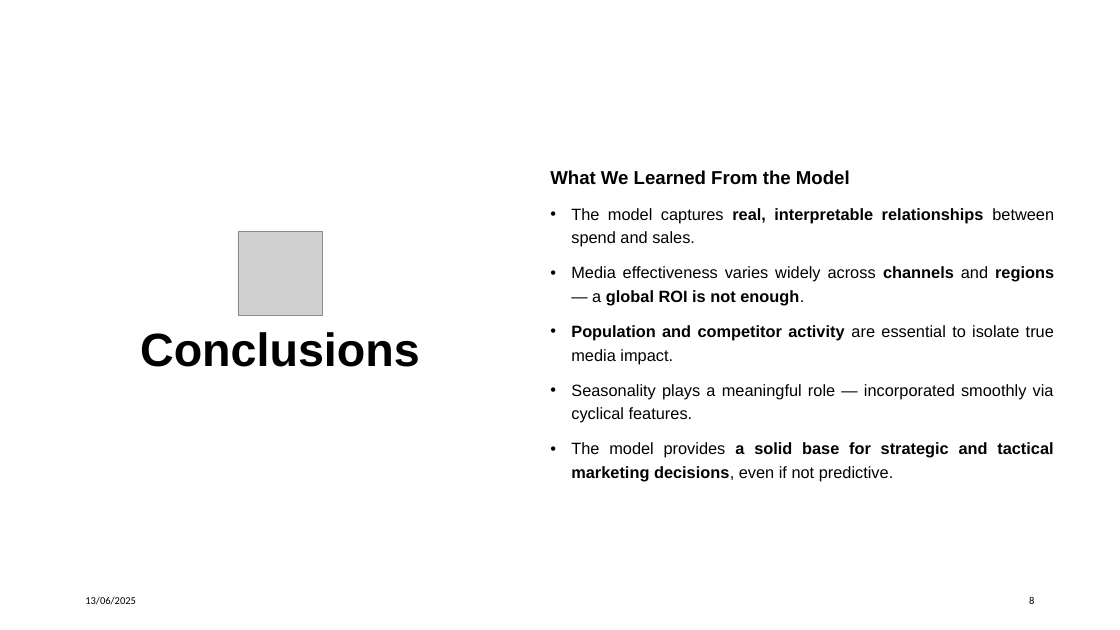
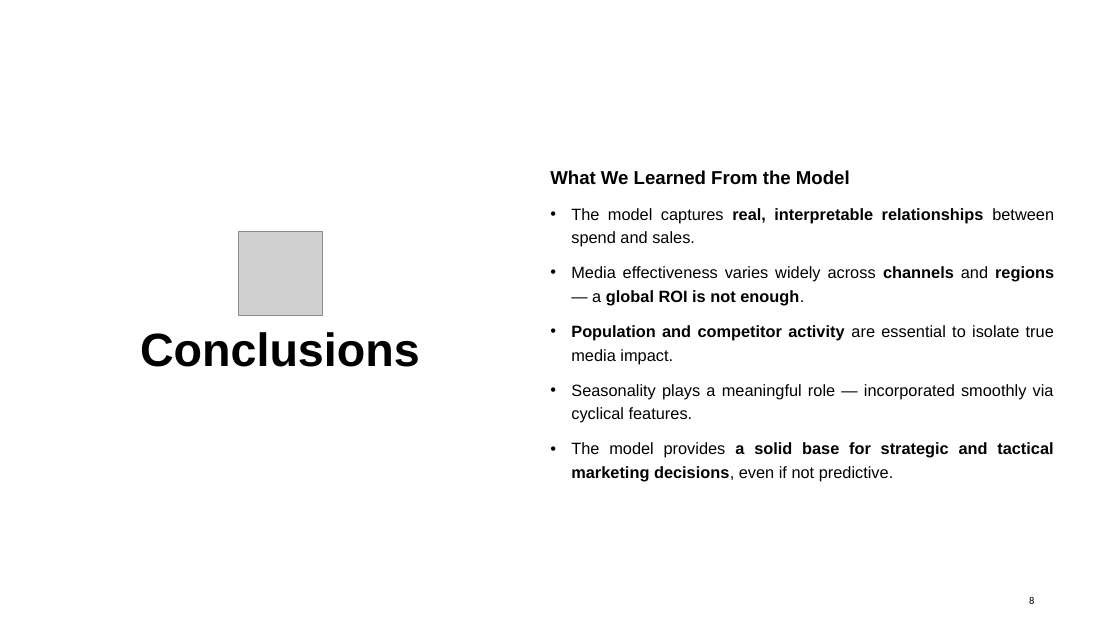
Before and after one commit to RafaRincon/Media-Mix-Modeling-Analysis, a slide deck: slide 8 of documents/MMM.pptx. Drawn at 1120x630 pixels with LibreOffice and Linux fonts; fonts in the diff are those of the drawing; grey boxes stand for pictures. Boxes give left, top, right and bottom in pixels: in the first picture for what was removed or moved away, otherwise in the second. Text is boxed around its words. In the diff, an @@ line names an element or a change of style, - is before the commit and + after.

```diff
--- a/documents/MMM.pptx
+++ b/documents/MMM.pptx
@@ text removed at bbox=[85, 596, 136, 605] @@
-13/06/2025
```
Also in this commit, not shown: 6 other slides changed, 3 other files.
